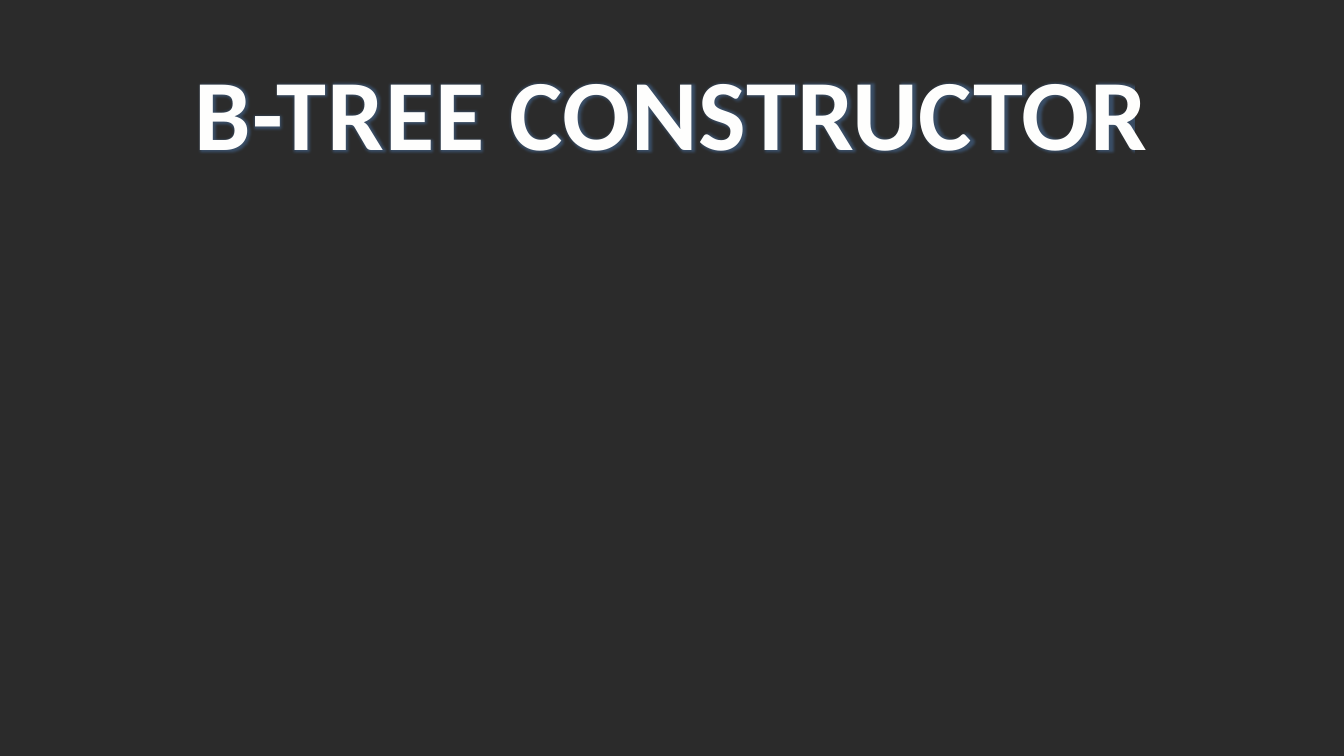
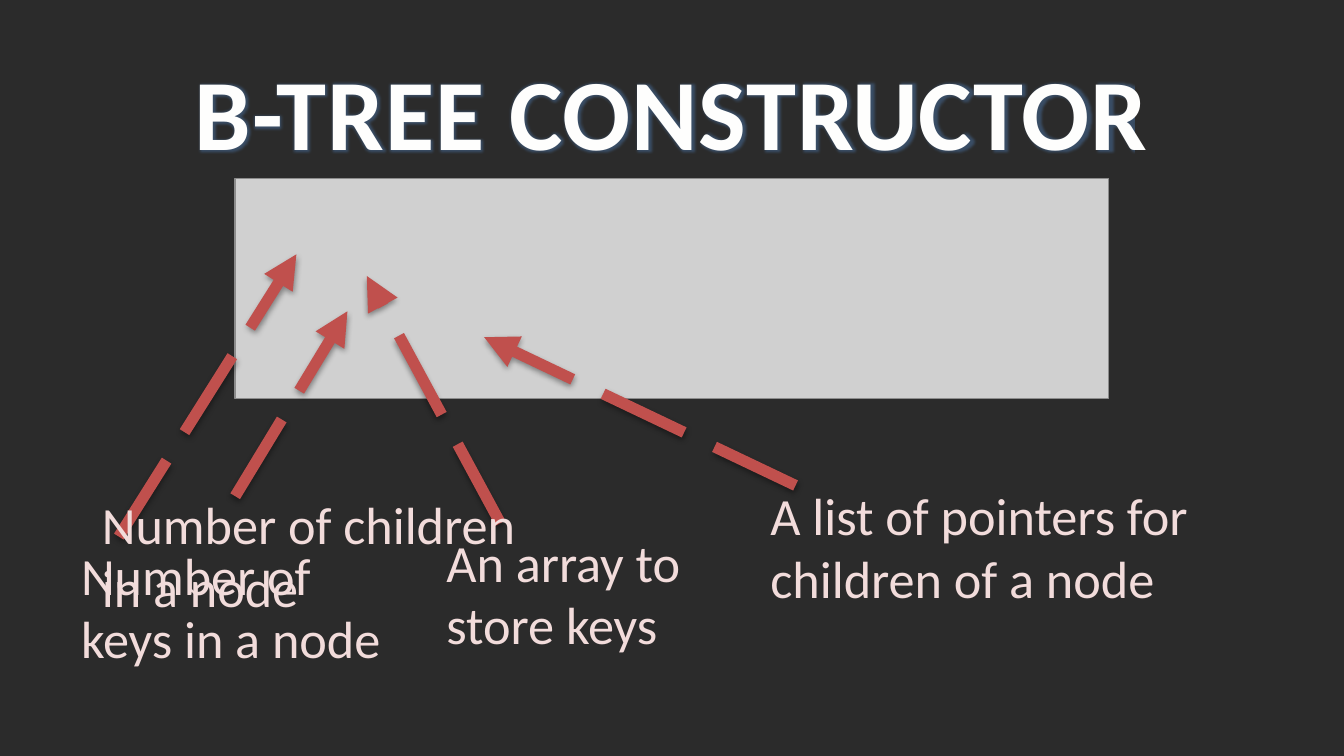
Before and after one commit to viettungvuong/Seminar, a slide deck: slide 21 of Seminar.pptx. Drawn at 1344x756 pixels with LibreOffice and Linux fonts; fonts in the diff are those of the drawing; grey boxes stand for pictures; background and template pictures are left out; a plain dark background stands for a picture behind light text. Boxes give left, top, right and bottom in pixels: in the first picture for what was removed or moved away, otherwise in the second. Text is boxed around its words. In the diff, an @@ line names an element or a change of style, - is before the commit and + after.

```diff
--- a/Seminar.pptx
+++ b/Seminar.pptx
@@ picture added at <box>235,179,1109,399</box> @@
@@ arrow added from (118, 536) to (297, 254), #C0504D 6 pt dashed @@
@@ arrow added from (500, 523) to (367, 276), #C0504D 6 pt dashed @@
@@ arrow added from (235, 496) to (348, 312), #C0504D 6 pt dashed @@
@@ arrow added from (796, 485) to (484, 337), #C0504D 6 pt dashed @@
@@ text added at <box>102,501,515,608</box>, 28 pt, text #F2DCDB @@
+Number of children in a node
@@ text added at <box>770,498,1188,599</box>, 28 pt, text #F2DCDB @@
+A list of pointers for children of a node
@@ text added at <box>446,538,681,653</box>, 28 pt, text #F2DCDB @@
+An array to store keys
@@ text added at <box>81,558,380,667</box>, 28 pt, text #F2DCDB @@
+Number of keys in a node
```
